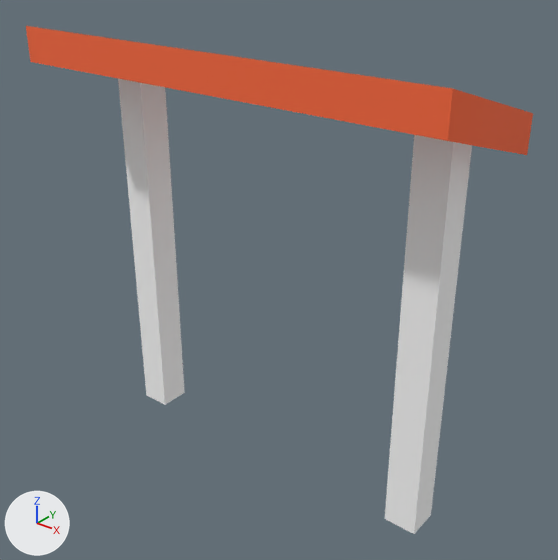
A saved change to the glTF model assets/kenney/citycommercial/detail-awning.glb.
Camera for both pictures: a 50 mm lens placed at (0.397, -0.65, 0.492), pointed at (0.012, -0.168, 0.194). The axes (+X, +Y, +Z) are drawn at lower left. The lights are the same throughout. The older version comes first.

In view in the first picture: 'detail-awning'.
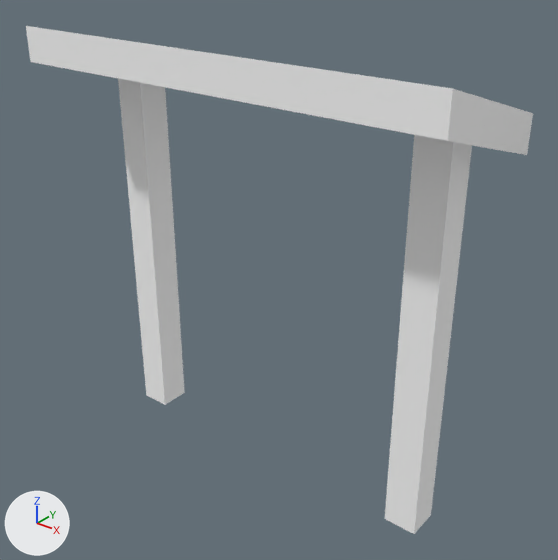
The newer file is also turned or shifted as a whole; pictures and numbers use the older file's frame.

Diff of the bpy script that builds the scene:
```diff
--- a/assets/kenney/citycommercial/detail-awning.glb.py
+++ b/assets/kenney/citycommercial/detail-awning.glb.py
@@ mat_colormap_130 @@
+mat_colormap_130 = principled_material('colormap.130')
+mat_colormap_130.base_color = (1.0, 1.0, 1.0)  # white #ffffff
+mat_colormap_130.roughness = 1.0
@@ me_detail_awning @@
 me_detail_awning.from_pydata(...)  # 28 vertices, 40 faces; spans x -0.2..0.2, y -0.248..-0.1, z 0.0..0.4
-me_detail_awning.materials.append(mat_colormap)
+me_detail_awning.materials.append(mat_colormap_130)  # white #ffffff
```

Where the change shows, as pixel boxes [x1, y1, x2, y2] in the pictures (558 x 560 px):
'detail-awning', recoloured (lighter)
    both: [26, 26, 533, 159]
